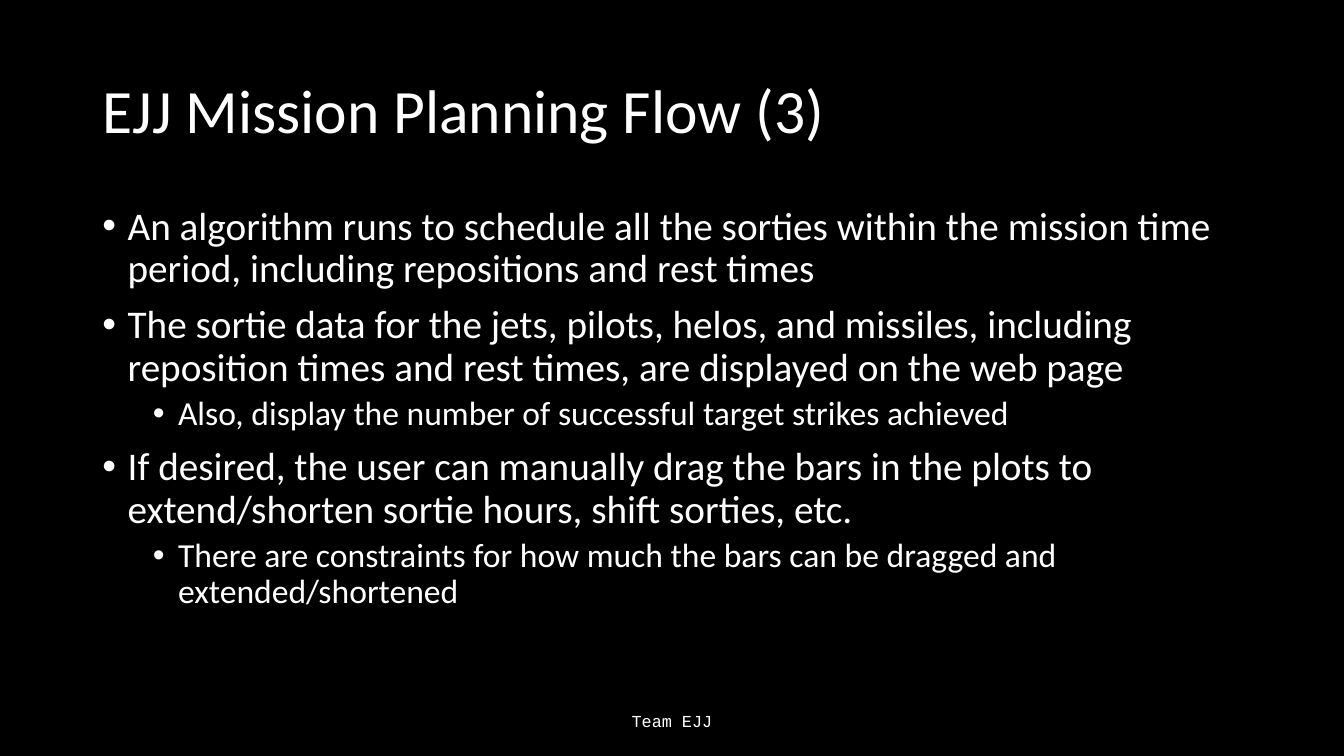
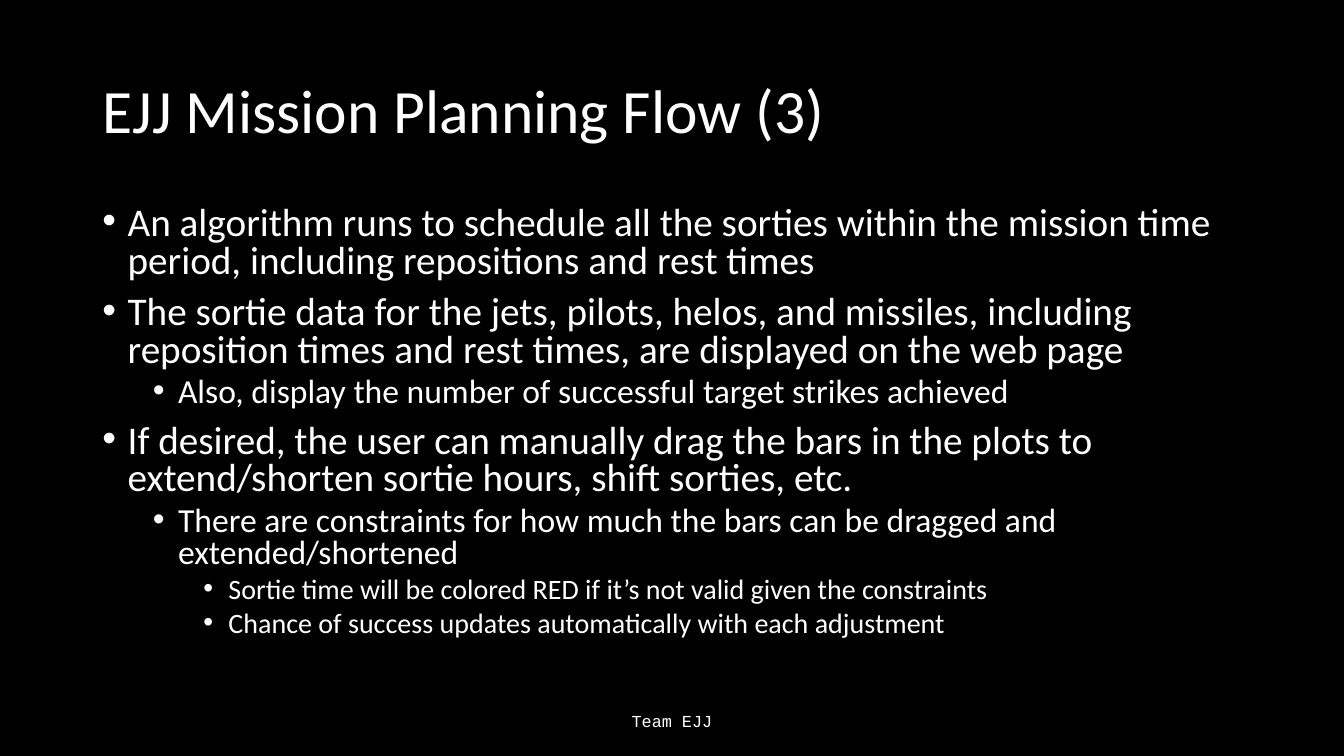
Before and after one commit to Jonathan805/RestrictedPlanning, a slide deck: slide 11 of TeamEJJ.pptx. Drawn at 1344x756 pixels with LibreOffice and Linux fonts; fonts in the diff are those of the drawing. Boxes give left, top, right and bottom in pixels: in the first picture for what was removed or moved away, otherwise in the second. Text is boxed around its words. In the diff, an @@ line names an element or a change of style, - is before the commit and + after.

```diff
--- a/TeamEJJ.pptx
+++ b/TeamEJJ.pptx
@@ text at (128,208,1211,566): line spacing 0.9 to 0.8 @@
@@ text at (228,579,987,638): paragraphs added @@
+    • Sortie time will be colored RED if it’s not valid given the constraints
+    • Chance of success updates automatically with each adjustment
```
Also in this commit, not shown: 3 other slides changed, 3 slides removed, 1 other file.
